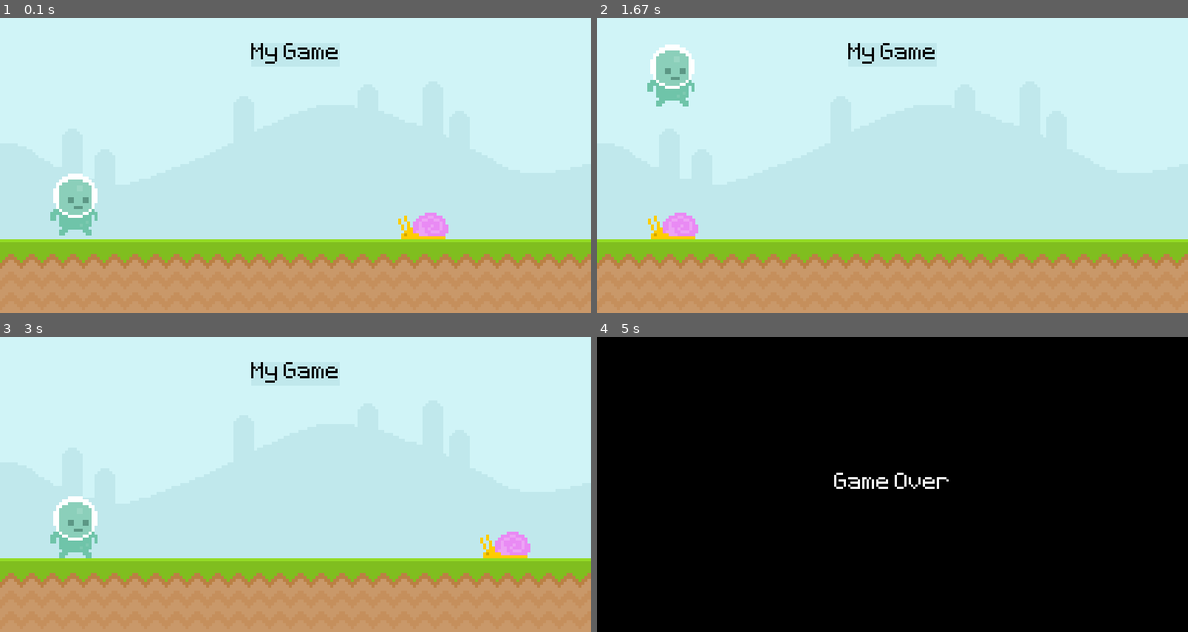
Above: before the commit, frames 1-4 (two rows, left to right).
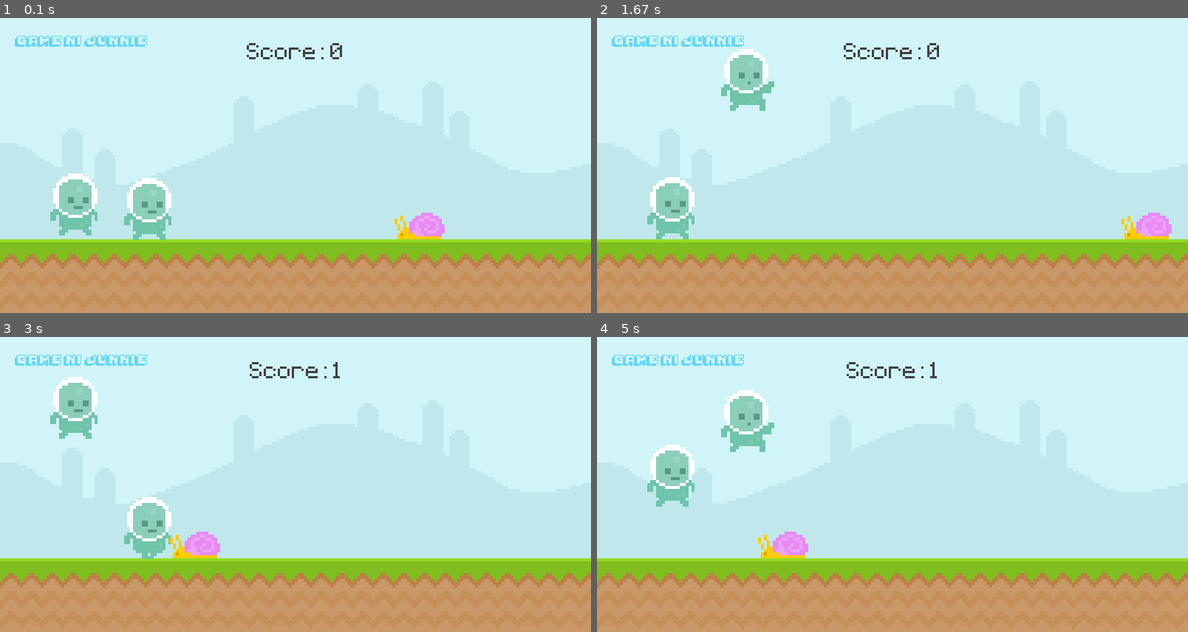
Above: after the commit, the same moments.

Repository: junealexis13/pygame
Game: pygame game, started from main.py
Same seed, same stepped clock (60 frames per second), same inputs: the game is played once before the commit and once after it.
Inputs (mouse positions are in pixels of both pictures, inside the frame that each line leads up to):
- Up to frame 1 (0.1 s): no input
- Up to frame 2 (1.67 s): tap Space at 0.33, 1.4 s; click (673, 171) at 0.72 s; press the mouse at (673, 171) at 1.03 s; move the mouse to (738, 136) at 1.13 s; release the mouse at (809, 103) at 1.27 s; click (839, 268) at 1.42 s
- Up to frame 3 (3 s): tap Space at 1.7, 2.23, 2.53 s; click (242, 460) at 2.25 s; click (330, 425) at 2.72 s
- Up to frame 4 (5 s): tap Space at 3.07, 3.37, 3.63, 3.97, 4.27, 4.4, 4.8 s; click (1034, 428) at 3.08 s; click (786, 555) at 3.65 s; click (851, 428) at 3.98 s; click (679, 505) at 4.42 s; click (857, 549) at 4.82 s

The runs differ from the first frame. In frame 1, 2.5% of the frame differs, in the area x 2-76%, y 6-76%; in frame 2, 5.4%; in frame 3, 5.7%; in frame 4, 100%, in the area x 0-100%, y 0-100%.

Commit message:
additional OOP features

Diff:
--- a/main.py
+++ b/main.py
@@ -1,20 +1,78 @@
 import pygame
 import sys
+from random import randint
+
+
+def display_score():
+
+    current_time = int(pygame.time.get_ticks() / 1000) - start_time                      #pygame.time.get_ticks() is in milliseconds so we converted that into seconds by dividing it by 1000
+    score_surf = test_font.render("Score: " + str(current_time),False,(64,64,64))
+    score_rect = score_surf.get_rect(center=(400,50))
+    screen.blit(score_surf, score_rect)
+
+
 
 pygame.init()                                                                       #initializes game loop
+
+class Player(pygame.sprite.Sprite):
+    def __init__(self):
+        super().__init__()
+
+        player_walk_1 = pygame.image.load('graphics/Player/player_walk_1.png').convert_alpha()
+        player_walk_2 = pygame.image.load('graphics/Player/player_walk_2.png').convert_alpha()
+
+        self.player_animation = [player_walk_1, player_walk_2]
+
+        self.player_jump = pygame.image.load('graphics/Player/jump.png').convert_alpha()
+        self.player_index = 0
+        self.image = pygame.image.load('graphics/Player/player_walk_1.png').convert_alpha()
+        self.rect = self.image.get_rect(midbottom=(200,300))
+
+        self.gravity = 0
+
+        self.timer = int(pygame.time.get_ticks())
+
+    def player_input(self):
+        keys = pygame.key.get_pressed()                             #finds the pressed keys
+        if keys[pygame.K_SPACE] and self.rect.bottom >= 300:
+            self.gravity = -20
+
+    def apply_gravity(self):
+        self.gravity += 1
+        self.rect.y += self.gravity
+        if self.rect.bottom >= 300:
+            self.gravity = -1
+
+    def animate(self):
+        if self.rect.bottom < 300:
+            self.image = self.player_jump
+        elif self.rect.bottom >= 300:
+            self.player_index += 0.15
+            ind = 0
+            if self.player_index > len(self.player_animation):
+                self.player_index = 0
+            self.image = self.player_animation[int(self.player_index)]
+
+
+    def update(self):
+        self.animate()
+        self.player_input()
+        self.apply_gravity()
+
 
 ####Setting up the screen
 width = 800
 height = 400
 screen = pygame.display.set_mode((width,height))                                    #it sets the screen up
 
-score = 0
-pygame.display.set_caption('Runner')                                                #the game title
+start_time = 0
+pygame.display.set_caption('Alien Jumper! HEHE')                                                #the game title
 
 #creating a font object
 test_font = pygame.font.Font('font/Pixeltype.ttf', 50)                              #accepts font type, and font size
-
-game_over = pygame.font.Font('font/Pixeltype.ttf', 50)
+game_over_font = pygame.font.Font('font/Pixeltype.ttf', 80)
+continueGame_font = pygame.font.Font('font/Pixeltype.ttf', 30)
+logoFont = pygame.font.Font('font/Pixelmania.ttf', 10)
 #working with surface
 
 #setting a framerate
@@ -30,10 +88,19 @@
 # test_surface.fill('Red')
 
 #Text font surface
-score_surf = test_font.render("My Game", False, 'grey1')
-score_rect = score_surf.get_rect( center = (400, 50))                                   #the rect was used as a placeholder
-
-game_over = game_over.render('Game Over', False, 'White')
+# score_surf = test_font.render("My Game", False, 'grey1')
+# score_rect = score_surf.get_rect( center = (400, 50))                                   #the rect was used as a placeholder
+
+#COntinue Text
+textSurf = continueGame_font.render(' Press Space to Continue ', False, '#e4e716e8')
+continueGame = textSurf.get_rect(center = (width/2, height - height/4))
+
+#logo
+logoSurf = logoFont.render("Game ni Junnie".upper(), False, '#66d7f3ee')
+logoRect = logoSurf.get_rect(midleft = (20,30))
+
+
+game_over = game_over_font.render('Game Over', False, 'White')
 game_over_rect = game_over.get_rect(center = (400,200))
 
 #importing moving snail and ANIMATION
@@ -43,12 +110,36 @@
 snail_rectangle = snail_surf.get_rect(midbottom = (snail_xpos, height - 100))
 
 #creating a player surface  -WORKING WITH RECTANGLES
-player_surf = pygame.image.load('graphics/Player/player_walk_1.png').convert_alpha()
+player_walk1 = pygame.image.load('graphics/Player/player_walk_1.png').convert_alpha()
+player_walk2 = pygame.image.load('graphics/Player/player_walk_2.png').convert_alpha()
+
+player = pygame.sprite.GroupSingle()
+player.add(Player())
+
+
+#animation
+player_walk = [player_walk1, player_walk2]
+
+player_index = 0
+
+player_surf = player_walk[player_index]
+player_jump = pygame.image.load('graphics/Player/jump.png').convert_alpha()
 # player_rectange = pygame.Rect()                                                     #Creates a rectangle Object this accepts(left, top, width, height)
 player_rect = player_surf.get_rect(midbottom= (100,280))                             #this creates a rectangle based on sprite dimension
 #the get_rect acts like an ANCHORPOINT
 #can be substttd with top-mid-bottom + left-right
 player_gravity = 0
+
+
+
+#Idle Screen
+player_stand = pygame.image.load('graphics/Player/player_stand.png').convert_alpha()
+player_stand_rect = player_stand.get_rect(center = (height/2, width/2))
+
+#Timer
+obstacle_timer = pygame.USEREVENT + 1
+pygame.time.set_timer(obstacle_timer, 900)
+
 while True:                                                                         #The window will run indefinitely
     #Check all the EVENTS/ Looping all through events
 
@@ -59,57 +150,75 @@
             #the while loop terminates here with sys.exit()
             #clicking the close window will exit the code
 
-        #Execute if a KEY was pressed
-        if event.type == pygame.KEYDOWN:
-            if event.key == pygame.K_SPACE:
-                if player_rect.bottom == 300:
-                    player_gravity = -20
-
-                #Enable FLAPPING
+
+        if game_active:
+            #Execute if a KEY was pressed
+            if event.type == pygame.KEYDOWN:
+                if event.key == pygame.K_SPACE:
+                    if player_rect.bottom == 300:
+                        player_gravity = -20
+
+                    #Enable FLAPPING
+                    # elif player_rect.bottom <= 300:
+                    #     player_gravity = -13
+        else:
+            if event.type == pygame.KEYDOWN and event.key == pygame.K_SPACE:
+                game_active = True
+                snail_rectangle.left = 800
+                start_time = int(pygame.time.get_ticks() / 1000)
+
+        # if event.type == obstacle_timer and game_active:
+        #     print('Test this uevent')
+
+
+            #Execute if MOUSE was pressed
+            # if event.type == pygame.MOUSEBUTTONDOWN:
+            #     if player_rect.bottom == 300:
+            #         player_gravity = -20
+
+                #ENABLE Flapping
                 # elif player_rect.bottom <= 300:
                 #     player_gravity = -13
 
-
-        #Execute if MOUSE was pressed
-        # if event.type == pygame.MOUSEBUTTONDOWN:
-        #     if player_rect.bottom == 300:
-        #         player_gravity = -20
-
-            #ENABLE Flapping
-            # elif player_rect.bottom <= 300:
-            #     player_gravity = -13
-
-        # if event.type == pygame.MOUSEMOTION:
-        #     print(pygame.mouse.get_pos())
-
-        #Execute if a KEY was released
-        # if event.type == pygame.KEYUP:
-        #     if event.key == pygame.K_SPACE:
-        #         player_rect.y += +50
-
-        # # #SOME MOUSE EVENTS
-        # if event.type == pygame.MOUSEMOTION:     #Detects wether the mouse cursor moves
-        #     if player_rect.collidepoint(event.pos):             # event pos returns the mouse position
-        #         print('COLLIDE!')
-        # if event.type == pygame.MOUSEBUTTONDOWN: #Detects any button pushes | Only gets during on click |
-        #     print("Clicked!")
-        # if event.type == pygame.MOUSEBUTTONUP:   #Detects any button pushes | Only gets during release |
-        #     print("Click Releeased!")
-
+            # if event.type == pygame.MOUSEMOTION:
+            #     print(pygame.mouse.get_pos())
+
+            #Execute if a KEY was released
+            # if event.type == pygame.KEYUP:
+            #     if event.key == pygame.K_SPACE:
+            #         player_rect.y += +50
+
+            # # #SOME MOUSE EVENTS
+            # if event.type == pygame.MOUSEMOTION:     #Detects wether the mouse cursor moves
+            #     if player_rect.collidepoint(event.pos):             # event pos returns the mouse position
+            #         print('COLLIDE!')
+            # if event.type == pygame.MOUSEBUTTONDOWN: #Detects any button pushes | Only gets during on click |
+            #     print("Clicked!")
+            # if event.type == pygame.MOUSEBUTTONUP:   #Detects any button pushes | Only gets during release |
+            #     print("Click Releeased!")
+
+
+    #CONTROLS EVERYTHING ON SCREEN
     if game_active:
         # screen.blit(test_surface, (0,0))                                               #showing surface
         screen.blit(sky_surf, (0,0))                                                    #showing sky surface        the tuple goes like (X,Y)
         screen.blit(ground_surf, (0,300))                                            #showing ground surface
-        pygame.draw.rect(screen, '#c0e8ec', score_rect)                                 #surface, color, position, width,  border radius
-        pygame.draw.rect(screen, '#c0e8ec', score_rect, 5)
-        screen.blit(score_surf, score_rect)
+        # pygame.draw.rect(screen, '#c0e8ec', score_rect)                                 #surface, color, position, width,  border radius
+        # pygame.draw.rect(screen, '#c0e8ec', score_rect, 5)
+        # screen.blit(score_surf, score_rect)
         # pygame.draw.line(screen,'Red',(0,0),pygame.mouse.get_pos(),3)                 #drawing a line from (0,0) to mouse position
         # pygame.draw.ellipse(screen,'Yellow',pygame.Rect(50,200,100,100))              #drawing an ellipse
         #animating snail
+
+        player.draw(screen)
+        player.update()
+        screen.blit(logoSurf,logoRect)
+
+        display_score()
         if snail_rectangle.left <= width - (width * 1.10):
             snail_rectangle.left = width + 100
 
-        snail_rectangle.left += -5
+        snail_rectangle.left += -6
         screen.blit(snail_surf, snail_rectangle)
 
         #adding the player sprite and gravity influence
@@ -152,8 +261,10 @@
             clock.tick(framerate)
 
     else:
-        screen.fill('Black')
-
+        screen.fill((94,129,162))
+
+        screen.blit(textSurf, continueGame)
+        pygame.draw.rect(screen, "White", continueGame, 2, border_radius= 6)
         screen.blit(game_over, game_over_rect)
         clock.tick(framerate)
 
--- /dev/null
+++ b/main_game.py
@@ -0,0 +1,7 @@
+import pygame
+
+class Player(pygame.sprite.Sprite):
+    def __init__(self):
+        super().__init__()
+        self.image = pygame.image.load('graphics/player/player_walk_1.png').convert_alpha()
+        self.rect = self.image.get_rect(midbottom = (200,300))
--- /dev/null
+++ b/main_oop.py
@@ -0,0 +1,56 @@
+import pygame
+
+pygame.init()
+
+screen_width = 800
+screen_height = 400
+screen = pygame.display.set_mode((screen_width,screen_height))
+
+pygame.display.set_caption('Run Run Runner')
+
+#Framerate Counter
+fps = pygame.time.Clock()
+fps_rate = 60
+
+#Game Active Trigger
+game_active = True
+
+class Player(pygame.sprite.Sprite):
+    def __init__(self):
+        super().__init__()
+
+        self.image = pygame.image.load('graphics/Player/player_walk_1.png').convert_alpha()
+        self.rect = self.image.get_rect(center=(screen_width/2, screen_height/2))
+        self.gravity = 0
+
+    def player_input(self):
+        keys = pygame.key.get_pressed()                             #finds the pressed keys
+        if keys[pygame.K_SPACE]:
+            self.gravity = -20
+
+    def gravity(self):
+        self.gravity += 1
+        self.rect += self.gravity
+
+    def update(self):
+        self.player_input()
+        self.gravity()
+
+
+
+player = pygame.sprite.GroupSingle()
+player.add(Player())
+
+running = True
+
+while running:
+    for event in pygame.event.get():
+        if event.type == pygame.QUIT:
+            running = False
+    screen.fill('White')
+    player.draw(screen)
+    fps.tick(fps_rate)
+
+    if pygame.key.get_pressed()[pygame.K_SPACE]:
+        print('True')
+    pygame.display.update()
Binary file added: font/1up.ttf
Binary file added: font/Pixelmania.ttf
